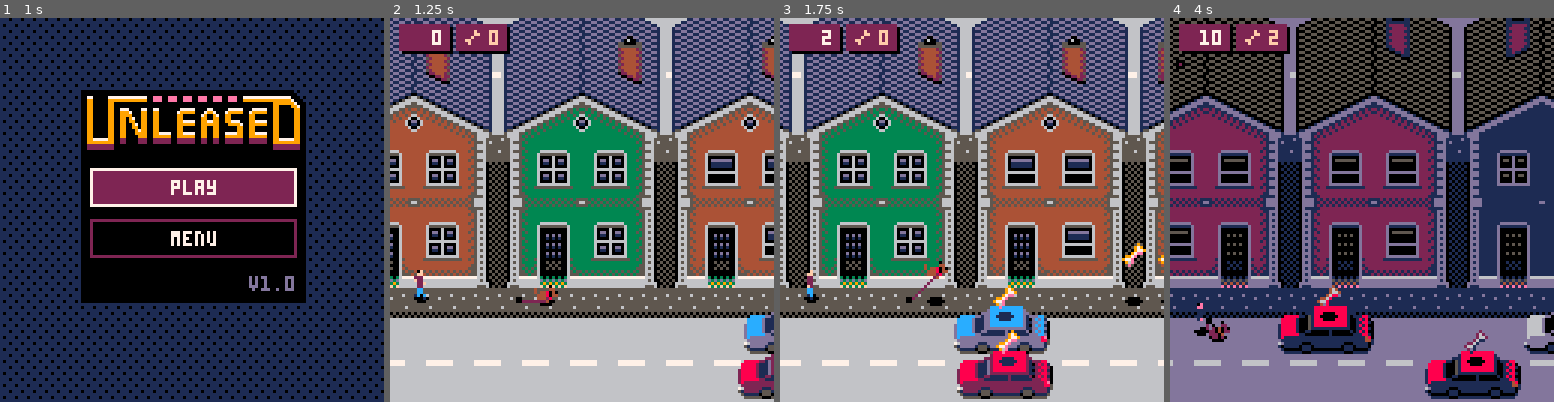
Above: before the commit, frames 1-4 (left to right).
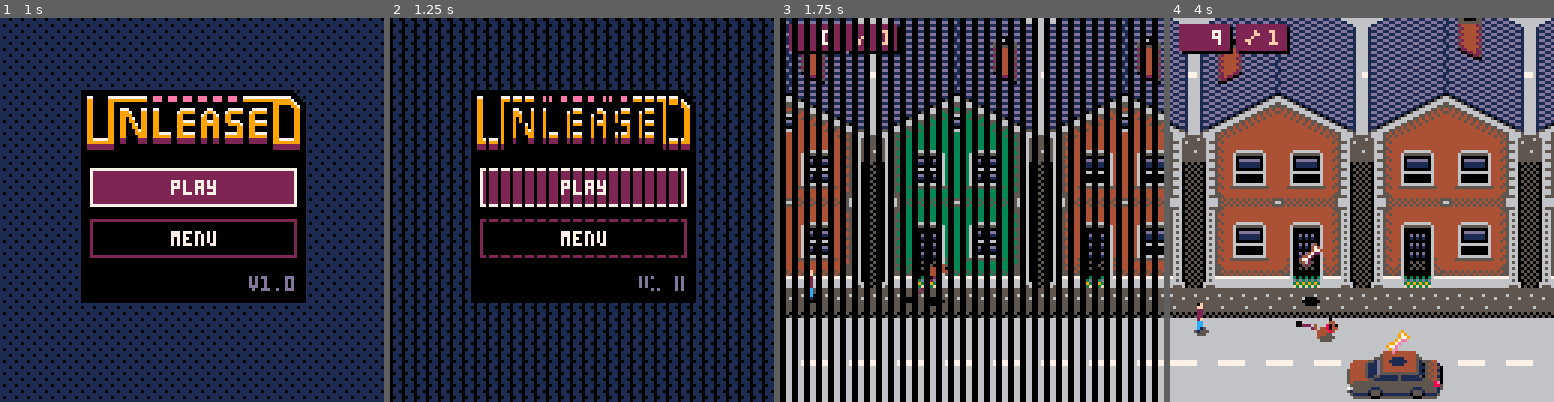
Above: after the commit, the same moments.

Repository: ernestoyaquello/Pico8-Unleashed
Game: PICO-8 cartridge unleashed.p8
The game is run twice, just before and just after one commit, with the same random seed, the same clock (stepped at 60 frames per second) and the same inputs.
Inputs:
- Up to frame 1 (1 s): tap X (X key) at 0.33 s; tap O (Z key) at 0.7 s
- Up to frame 2 (1.25 s): tap X (X key) at 1.07 s
- Up to frame 3 (1.75 s): tap O (Z key) at 1.7 s
- Up to frame 4 (4 s): tap X (X key) at 1.85, 2.97 s; tap O (Z key) every 0.4 s from 2.1 to 3.7 s; hold Up 2.15-2.42 s; hold Down 3.63-3.97 s

Frame 1 is identical in both runs. In frame 2, 90% of the frame differs, in the area x 0-100%, y 0-100%; in frame 3, 76%; in frame 4, 93%.

Commit message:
Add transitions between screens

Diff:
--- a/unleashed.p8
+++ b/unleashed.p8
@@ -11,14 +11,17 @@
 
 function init(initial_state)
  state=initial_state
+ enter_transition=nil
 
  if initial_state=="intro" then
   intro_screen=create_intro_screen()
   return
- else
-  intro_screen=nil
- end
-
+ elseif initial_state=="play" then
+  enter_transition=transition(0,0)
+ end
+
+ exit_transition=nil
+ intro_screen=nil
  scroll_speed_deft=1
  scroll_speed=scroll_speed_deft
  gravity=0.35
@@ -28,6 +31,8 @@
  dog_offset_x=48
  dog=create_dog(dog_offset_x,114)
  cam_shake=0
+ cam_x=0
+ cam_y=0
  cam_offset_x=0
  cam_offset_y=0
  buildings={}
@@ -39,7 +44,7 @@
  real_meters=0
  meters=0
  game_over_msg=nil
- restart=false
+ restart_requested=false
 end
 
 function _init()
@@ -54,6 +59,24 @@
  -- everything else
  if intro_screen!=nil then
   intro_screen._update()
+  return
+ end
+
+ -- ensure that the exit
+ -- transition, if present,
+ -- is the only thing played
+ if exit_transition!=nil then
+  if exit_transition.finished then
+   exit_transition=nil
+   -- exit transition finished,
+   -- time to start the game
+   init("play")
+   _update60()
+  else
+   exit_transition.x=cam_x
+   exit_transition.y=cam_y
+   exit_transition._update()
+  end
   return
  end
 
@@ -69,13 +92,21 @@
   -- game doesn't start with
   -- the dog immediately
   -- jumping
-  restart=true
- end
- if restart
+  restart_requested=true
+ end
+
+ -- actually restart if needed
+ -- once the button is released
+ if restart_requested
  and not btn(❎)
  and not btn(🅾️)
  then
-  init("play")
+  -- still not a restart, just
+  -- the start of the exit
+  -- transition that will
+  -- eventually trigger a
+  -- restart
+  exit_transition=transition(cam_x,cam_y,true)
   return
  end
 
@@ -173,6 +204,7 @@
  -- add bones at random on the
  -- sidewalk
  if state=="play"
+ and enter_transition==nil
  and flr(rnd(200/scroll_speed))==1
  and #new_bones==0
  then
@@ -240,6 +272,7 @@
   -- not move
   local factor=abs(spd-scroll_speed)
   if factor!=0
+  and enter_transition==nil
   and flr(rnd(60/factor))==0
   then
    local nc_x=end_x+1
@@ -342,6 +375,23 @@
  if game_over_msg!=nil then
   game_over_msg._update()
  end
+
+ -- update camera position
+ cam_x=human.x-human_offset_x+cam_offset_x
+ cam_y=20+cam_offset_y
+
+ -- ensure that the enter
+ -- transition, if present,
+ -- is played
+ if enter_transition!=nil then
+  if enter_transition.finished then
+   enter_transition=nil
+  else
+   enter_transition.x=cam_x
+   enter_transition.y=cam_y
+   enter_transition._update()
+  end
+ end
 end
 
 function _draw()
@@ -352,9 +402,6 @@
   intro_screen._draw()
   return
  end
-
- local cam_x=human.x-human_offset_x+cam_offset_x
- local cam_y=20+cam_offset_y
 
  -- alter color palette to help
  -- make the game over message
@@ -497,6 +544,14 @@
   cam_y+4,
   15
  )
+
+ -- draw transitions
+ if enter_transition!=nil then
+  enter_transition._draw()
+ end
+ if exit_transition!=nil then
+  exit_transition._draw()
+ end
 end
 -->8
 -- dog info --
@@ -1578,6 +1633,66 @@
 
  return fix
 end
+
+-- performs a simple transition
+-- to allow moving from one
+-- screen to another nicely
+function transition(x,y,exit)
+ local patterns={
+  0b1111111111111111.1,
+  0b0111011101110111.1,
+  0b0011001100110011.1,
+  0b0001000100010001.1,
+  0b0000000000000000.1,
+ }
+
+ local start=patterns[1]
+ if not exit then
+  local start=patterns[#patterns]
+ end
+
+ local instance={
+  x=x,
+  y=y,
+  counter=0,
+  current=start,
+  finished=false,
+ }
+
+ instance._update=function()
+  local i=flr(instance.counter/5)+1
+  if not exit then
+   -- the order for the
+   -- patterns is inverted
+   -- for enter transitions
+   i=#patterns-i+1
+  end
+
+  if i>0 and i<=#patterns then
+   instance.current=patterns[i]
+   instance.counter+=1
+  else
+   instance.finished=true
+  end
+ end
+
+ instance._draw=function()
+  -- draw black vertical lines
+  fillp(instance.current)
+  rectfill(
+   instance.x,
+   instance.y,
+   instance.x+127,
+   instance.y+127,
+   0
+  )
+
+  -- restore everything
+  fillp(0b0000000000000000)
+ end
+
+ return instance
+end
 -->8
 -- human info --
 
@@ -2177,6 +2292,21 @@
 }
 
 local function update(inst)
+ -- if the exit transition is
+ -- present, ensure that's the
+ -- only thing that updates
+ if inst.exit_transition!=nil then
+  inst.exit_transition._update()
+  if inst.exit_transition.finished then
+   inst.exit_transition=nil
+   -- exit transition finished,
+   -- time tostart the game
+   init("play")
+   _update60()
+  end
+  return
+ end
+
  local button_pressed=btn(❎) or btn(🅾️)
  local arrow_button_pressed=btn(⬆️) or btn(⬇️)
 
@@ -2210,7 +2340,12 @@
  if inst.action_requested=="start"
  and not button_pressed
  then
-  init("play")
+  if inst.exit_transition==nil then
+   -- the exit transition will
+   -- trigger the start of the
+   -- game
+   inst.exit_transition=transition(0,0,true)
+  end
   inst.action_requested=nil
   return
  end
@@ -2422,6 +2557,11 @@
   print(msg,29,inst.author_y,6)
  end
  sspr(0,64,80,32,24,inst.logo_y,80,32)
+
+ -- exit transition
+ if inst.exit_transition!=nil then
+  inst.exit_transition._draw()
+ end
 end
 
 function create_intro_screen()
@@ -2452,6 +2592,7 @@
   finished=false,
   play_btn_selected=true,
   action_requested=nil,
+  exit_transition=nil,
  }
 
  instance._update=function()
